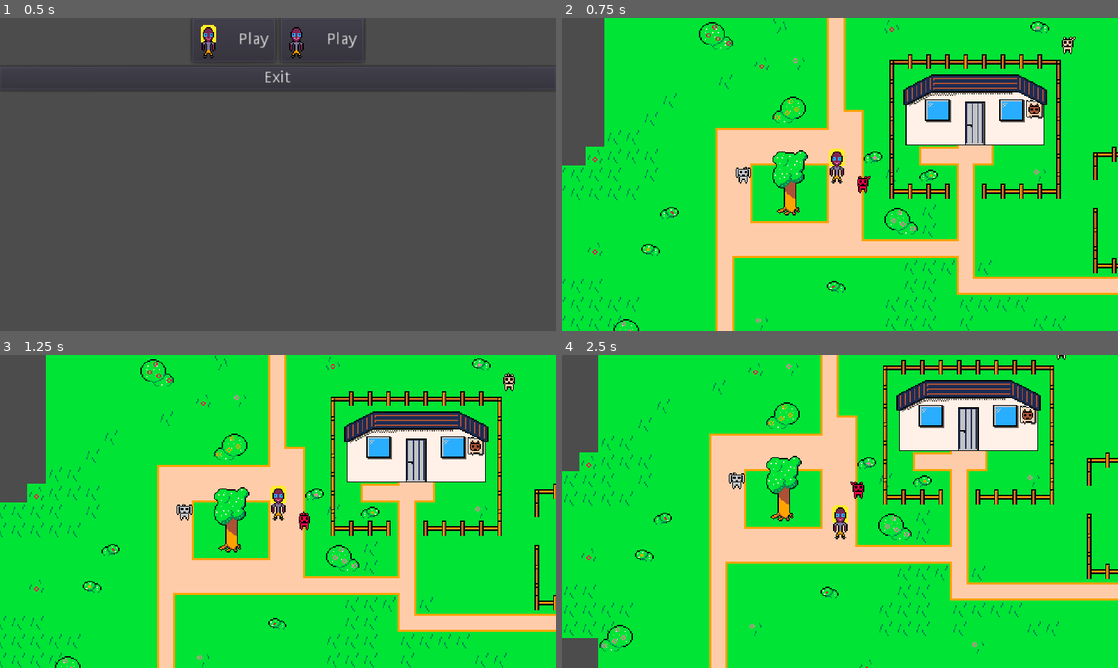
Above: before the commit, frames 1-4 (two rows, left to right).
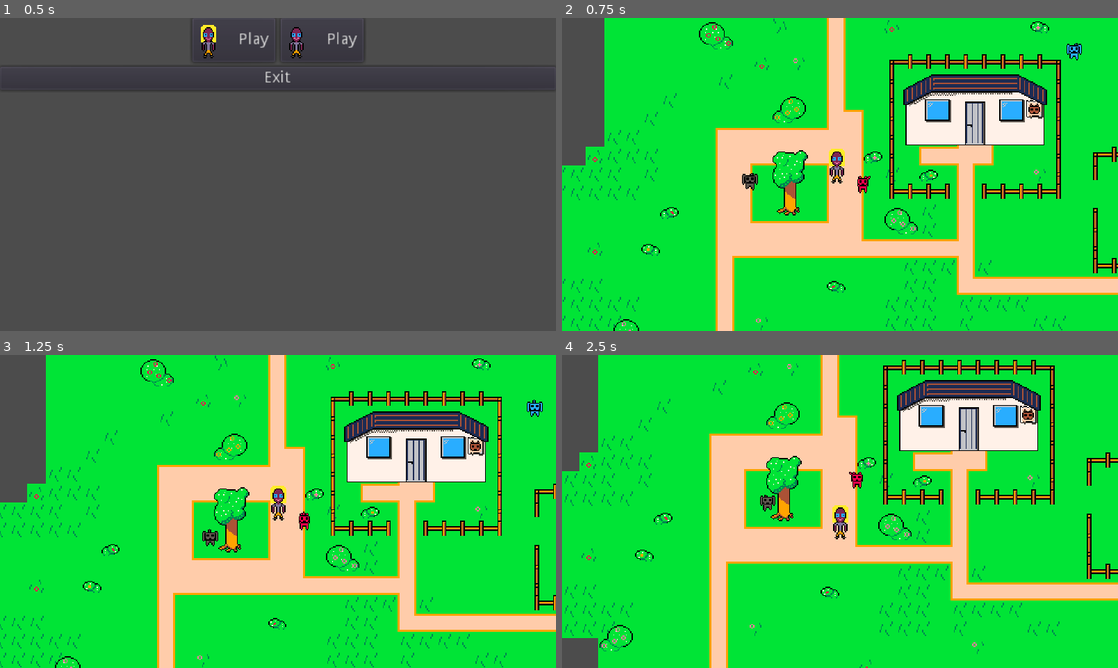
Above: after the commit, the same moments.

Repository: progsource/ggj2021
Game: Godot game, scene res://scenes/Title.tscn
The game is run twice, just before and just after one commit, with the same random seed, the same clock (stepped at 60 frames per second) and the same inputs.
Inputs:
- Up to frame 1 (0.5 s): no input
- Up to frame 2 (0.75 s): click "Play" at 0.5 s
- Up to frame 3 (1.25 s): no input
- Up to frame 4 (2.5 s): hold Right (ui_right) 1.28-2.03 s; hold Down (ui_down) from 2.03 s (still down)

Frame 1 is identical in both runs. In frame 2, 0.4% of the frame differs, in the area x 31-94%, y 6-56%; in frame 3, 0.4%; in frame 4, 1.5%, in the area x 0-99%, y 0-100%.

Commit message:
Pet Random Walk

Diff:
--- /dev/null
+++ b/code/scripts/ActorAIComponent.gd
@@ -0,0 +1,122 @@
+extends "res://scripts/ActorComponent.gd"
+
+# States:
+# - walk randomly around
+# - follow player/pet (target)
+#   - follow target with distance of 32 px
+# - go home (get out of chain, jump, fade out)
+
+# ------------------------------------------------------------------------------
+
+class State:
+	var parent = null
+
+	func init():
+		pass
+
+	func process(_delta):
+		pass
+
+# ------------------------------------------------------------------------------
+
+class RandomWalk:
+	extends State
+
+	var target_position := Vector2.ZERO
+	var timer : Timer = null
+	var astar = null
+
+	func init():
+		astar = GLOBAL.astar_tilemap_connector.astar
+		timer = Timer.new()
+		timer.autostart = true
+		timer.wait_time = GLOBAL.rng.randi_range(2, 7)
+		timer.one_shot = false
+		timer.paused = false
+		# warning-ignore:return_value_discarded
+		timer.connect("timeout", self, "_on_timer_timeout")
+		parent.actor.add_child(timer)
+
+	func process(_delta):
+		parent.actor.velocity = Vector2.ZERO
+
+		if target_position == Vector2.ZERO:
+			_create_new_target_position()
+			timer.start()
+
+		var closest_point_to_actor = astar.get_closest_point(parent.actor.global_position)
+		var closest_point_to_target = astar.get_closest_point(Vector2(target_position.x, target_position.y))
+		var path = astar.get_point_path(closest_point_to_actor, closest_point_to_target)
+
+		parent._move_along_path(path)
+
+	func _create_new_target_position():
+		var x_modifier = GLOBAL.rng.randi_range(-10, 10) * 16
+		var y_modifier = GLOBAL.rng.randi_range(-10, 10) * 16
+		var closest_point_to_actor = astar.get_closest_point(parent.actor.global_position)
+		var closest_point_to_target = astar.get_closest_point(Vector2(parent.actor.position.x + x_modifier, parent.actor.position.y + y_modifier))
+		var path = astar.get_point_path(closest_point_to_actor, closest_point_to_target)
+		if path.size() == 0:
+			target_position = Vector2.ZERO
+		else:
+			target_position = path[path.size() - 1]
+
+	func _on_timer_timeout():
+		_create_new_target_position()
+
+# ------------------------------------------------------------------------------
+
+var states : Array = []
+var current_state = null
+var speed : float = 0.5
+
+func _move_by_velocity(v : Vector2) -> void :
+	actor.direction = v
+	v *= actor.speed
+	actor.velocity = v
+
+func _move_along_path(path):
+	if path.size() == 0:
+		return
+
+	var start_position = actor.position
+
+	for i in range(path.size()):
+		if i == 0:
+			continue
+
+		var velocity : Vector2
+		if path[i].x < start_position.x:
+			velocity.x = -1
+		elif path[i].x > start_position.x:
+			velocity.x = 1
+		else:
+			velocity.x = 0
+
+		if path[i].y < start_position.y:
+			velocity.y = -1
+		elif path[i].y > start_position.y:
+			velocity.y = 1
+		else:
+			velocity.y = 0
+
+		if abs(velocity.x) == 1 and abs(velocity.y) == 1:
+			velocity = velocity.normalized()
+
+		if velocity.x == 0 and velocity.y == 0:
+			continue
+
+		_move_by_velocity(velocity * speed)
+		break
+
+func init() -> void :
+	states.append(RandomWalk.new())
+
+	for s in states:
+		s.parent = self
+		s.init()
+
+	current_state = states[0]
+
+func process(delta) -> void :
+	current_state.process(delta)
--- a/code/scripts/ActorFactory.gd
+++ b/code/scripts/ActorFactory.gd
@@ -11,7 +11,7 @@
 func create_pet(pet_type : int, pos : Vector2) -> Object:
 	var instance = pet_packed.instance()
 
-	instance.add_component(load("res://scripts/ActorFollowComponent.gd").new())
+	instance.add_component(load("res://scripts/ActorAIComponent.gd").new())
 	instance.add_component(load("res://scripts/ActorPhysicsComponent.gd").new())
 	instance.add_component(load("res://scripts/ActorAnimationComponent.gd").new())
 	instance.position = pos
